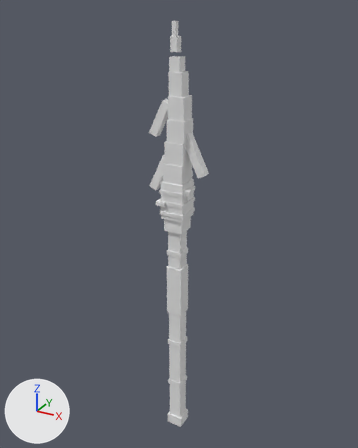
Before and after pictures for a commit that changed the OBJ model src/main/resources/assets/ashbound/models/mesh/stagtine_spear.obj.
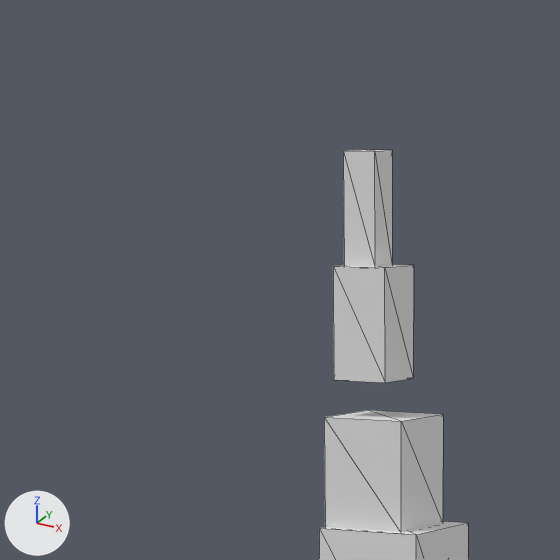
Old and new are each drawn whole from a 50 mm lens placed at (2.495, -4.099, 2.694), pointed at (0.454, -0.388, 0.839) and again close up on the part from 35% to 56% of the width and 0% to 17% of the height. Arrows for +X, +Y and +Z are at lower left; the lights stay in place. The last two pictures show the newer version. The close-ups show mesh edges as thin lines. Where no turn or scale is listed for an object, it has been applied to the vertices.

The first close-up shows 'stagtine_spear'.
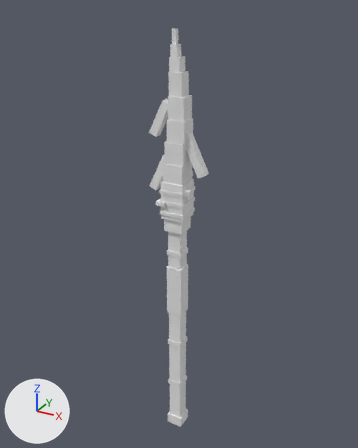
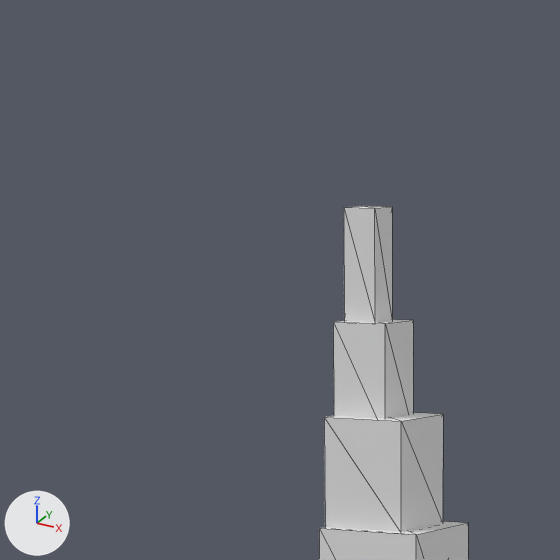
What the commit changed:
me_stagtine_spear is used by ob_stagtine_spear; location (0.0, 0.0, 0.0).
me_stagtine_spear had 224 vertices, 336 faces and spanned x 0.23..0.78, y -0.63..-0.34, z -1.43..2.59.
me_stagtine_spear now has 224 vertices, 336 faces and spans x 0.23..0.78, y -0.63..-0.34, z -1.43..2.54.
me_stagtine_spear part 1: the loose piece of 8 vertices spanning x 0.46..0.52, y -0.53..-0.47, z 2.37..2.48 is moved by (0.0, 0.0, -0.05).
me_stagtine_spear part 2: the loose piece of 8 vertices spanning x 0.46..0.5, y -0.52..-0.48, z 2.48..2.59 is moved by (0.0, 0.0, -0.06).

What differs and where, as boxes [x1, y1, x2, y2] in the close-ups (560 x 560 px; the box of a moved part takes in the faces that stretch with it):
'stagtine_spear', reshaped
    before: [319, 150, 468, 560]
    after: [319, 206, 468, 560]
part 1 of me_stagtine_spear, moved or reshaped
    before: [333, 264, 414, 383]
    after: [333, 319, 413, 419]
part 2 of me_stagtine_spear, moved or reshaped
    before: [343, 150, 392, 267]
    after: [344, 206, 392, 322]
